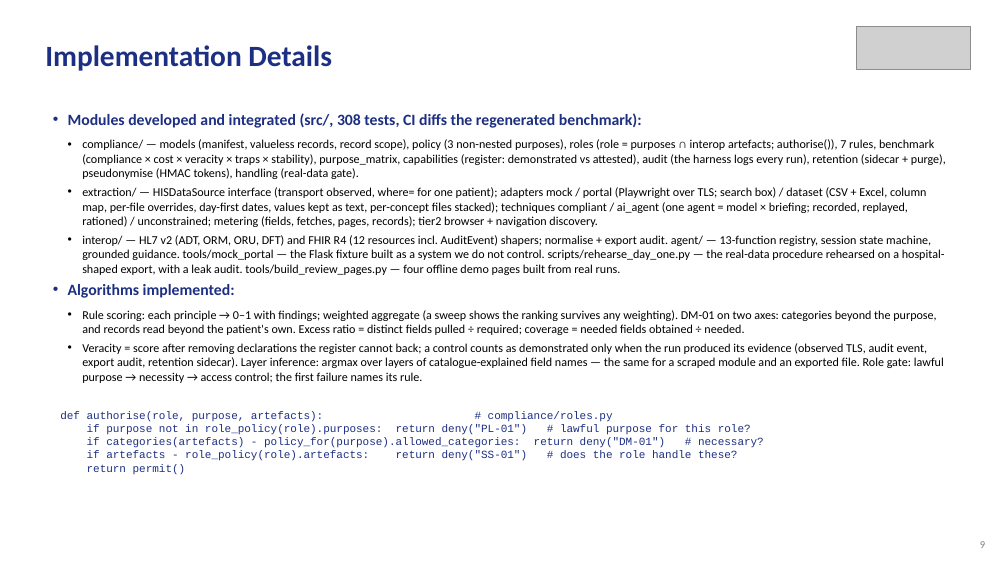
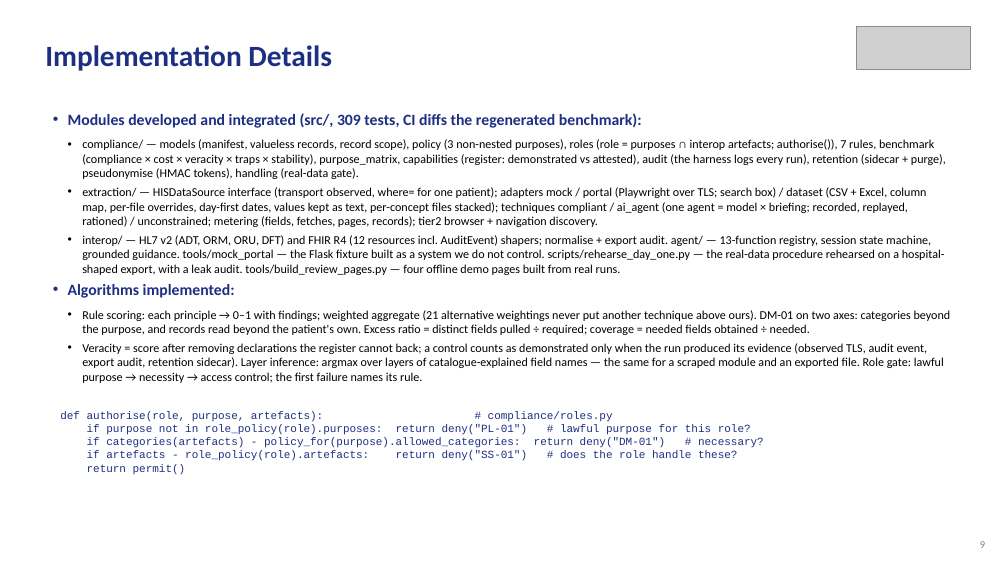
Before and after one commit to aysk1209/his-scraping-dpdp-project, a slide deck: slide 9 of Review-II.pptx. Drawn at 1008x567 pixels with LibreOffice and Linux fonts; fonts in the diff are those of the drawing; grey boxes stand for pictures. Boxes give left, top, right and bottom in pixels: in the first picture for what was removed or moved away, otherwise in the second. Text is boxed around its words. In the diff, an @@ line names an element or a change of style, - is before the commit and + after.

```diff
--- a/Review-II.pptx
+++ b/Review-II.pptx
@@ text at bbox=[68, 113, 642, 128]: text changed @@
-• Modules developed and integrated (src/, 308 tests, CI diffs the regenerated benchmark):
+• Modules developed and integrated (src/, 309 tests, CI diffs the regenerated benchmark):
@@ text at bbox=[82, 310, 951, 335]: text changed @@
-  • Rule scoring: each principle → 0–1 with findings; weighted aggregate (a sweep shows the ranking survives any weighting). DM-01 on two axes: categories beyond the purpose, and records read beyond the patient's own. Excess ratio = distinct fields pulled ÷ required; coverage = needed fields obtained ÷ needed.
+  • Rule scoring: each principle → 0–1 with findings; weighted aggregate (21 alternative weightings never put another technique above ours). DM-01 on two axes: categories beyond the purpose, and records read beyond the patient's own. Excess ratio = distinct fields pulled ÷ required; coverage = needed fields obtained ÷ needed.
```
Also in this commit, not shown: 3 other slides changed, 28 other files.
